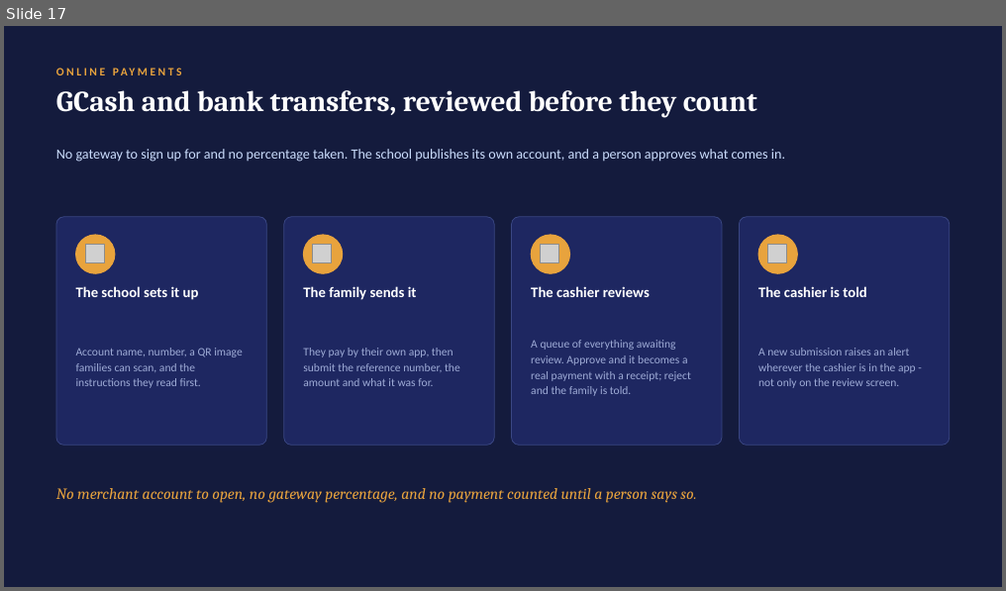
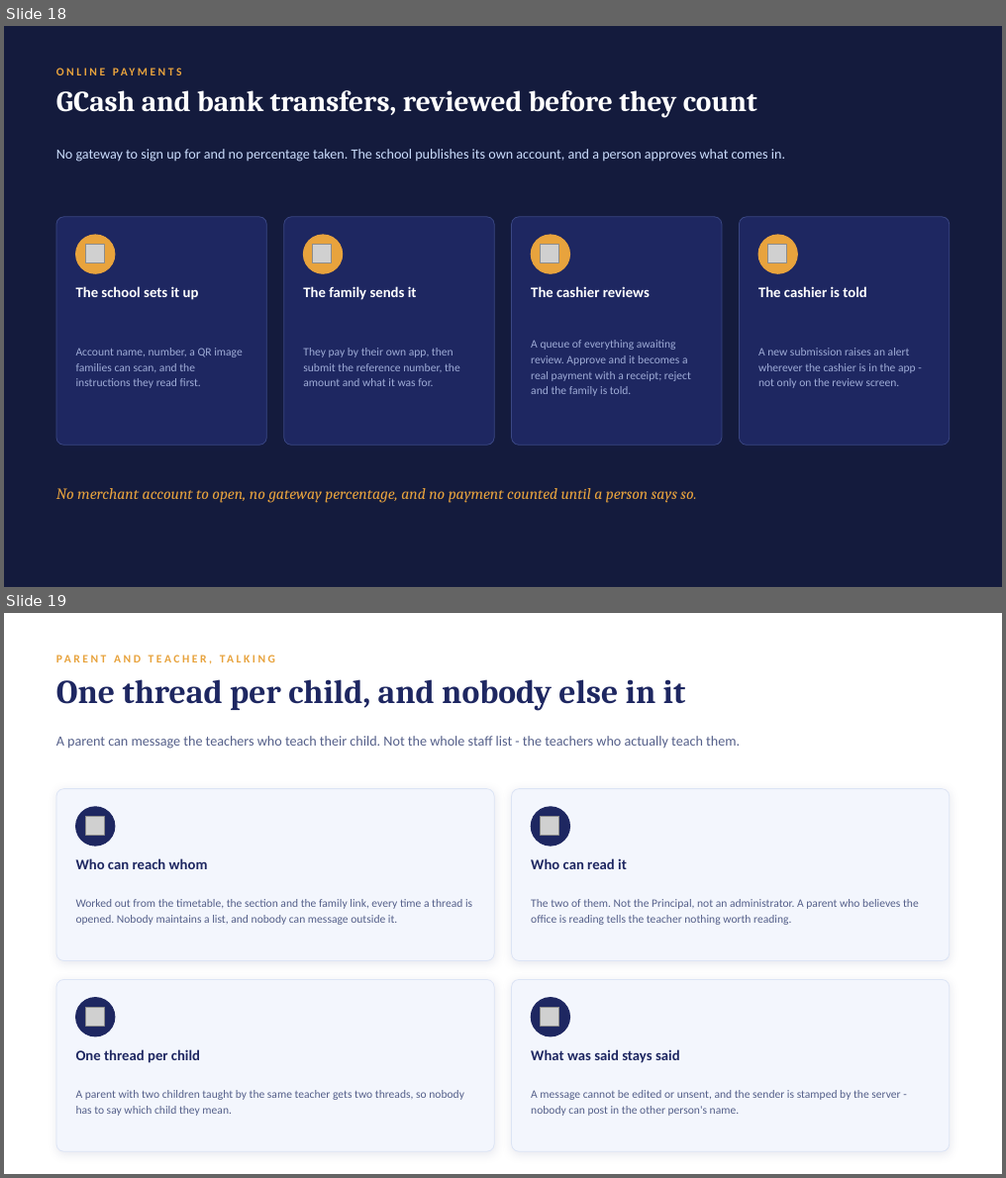
Before and after one commit to jcem0615-rgb/School-saas, a slide deck: marketing/LogicClass-Demo.pptx. Shown one above the other, each under a label of ours: slide 17 before the commit, slides 18 and 19 after it. The pictures are 1006x591 and 1006x1178 pixels, drawn with LibreOffice and Linux fonts; fonts in the diff are those of the drawing; grey boxes stand for pictures. Boxes give left, top, right and bottom in pixels: in the first picture for what was removed or moved away, otherwise in the second. Text is boxed around its words. In the diff, an @@ line names an element or a change of style, - is before the commit and + after.

```diff
--- a/marketing/LogicClass-Demo.pptx
+++ b/marketing/LogicClass-Demo.pptx
@@ slide 19 added at (4, 613, 1002, 1174), background #FFFFFF @@
@@ text added at (56, 649, 949, 668), 11 pt, text #E8A33D, bold @@
+PARENT AND TEACHER, TALKING
@@ text added at (56, 679, 686, 711), 32 pt, text #1E2761, bold @@
+One thread per child, and nobody else in it
@@ text added at (56, 736, 740, 749), 13.5 pt, text #55608A @@
+A parent can message the teachers who teach their child. Not the whole staff list - the teachers who actually teach them.
@@ rounded rectangle added at (56, 789, 494, 961), fill #F3F6FD, outline #DCE4F5 0.75 pt @@
@@ rounded rectangle added at (512, 789, 949, 961), fill #F3F6FD, outline #DCE4F5 0.75 pt @@
@@ ellipse added at (76, 807, 115, 846), fill #1E2761, outline #1E2761 1 pt @@
@@ picture added at (85, 816, 104, 835) @@
@@ ellipse added at (531, 807, 570, 846), fill #1E2761, outline #1E2761 1 pt @@
@@ picture added at (541, 816, 559, 835) @@
@@ text added at (76, 859, 208, 869), 14 pt, text #1E2761, bold @@
+Who can reach whom
@@ text added at (531, 859, 627, 869), 14 pt, text #1E2761, bold @@
+Who can read it
@@ text added at (76, 899, 472, 925), 11 pt, text #55608A @@
+Worked out from the timetable, the section and the family link, every time a thread is opened. Nobody maintains a list, and nobody can message outside it.
@@ text added at (531, 899, 919, 925), 11 pt, text #55608A @@
+The two of them. Not the Principal, not an administrator. A parent who believes the office is reading tells the teacher nothing worth reading.
@@ rounded rectangle added at (56, 980, 494, 1152), fill #F3F6FD, outline #DCE4F5 0.75 pt @@
@@ ellipse added at (76, 998, 115, 1037), fill #1E2761, outline #1E2761 1 pt @@
@@ rounded rectangle added at (512, 980, 949, 1152), fill #F3F6FD, outline #DCE4F5 0.75 pt @@
@@ ellipse added at (531, 998, 570, 1037), fill #1E2761, outline #1E2761 1 pt @@
@@ picture added at (85, 1007, 104, 1026) @@
@@ picture added at (541, 1007, 559, 1026) @@
@@ text added at (76, 1050, 200, 1063), 14 pt, text #1E2761, bold @@
+One thread per child
@@ text added at (531, 1050, 680, 1063), 14 pt, text #1E2761, bold @@
+What was said stays said
@@ text added at (76, 1090, 464, 1116), 11 pt, text #55608A @@
+A parent with two children taught by the same teacher gets two threads, so nobody has to say which child they mean.
@@ text added at (531, 1090, 900, 1116), 11 pt, text #55608A @@
+A message cannot be edited or unsent, and the sender is stamped by the server - nobody can post in the other person's name.
@@ what was slide 17 is now slide 18 @@
```
Also in this commit, not shown: 3 other slides added, 5 other files.
